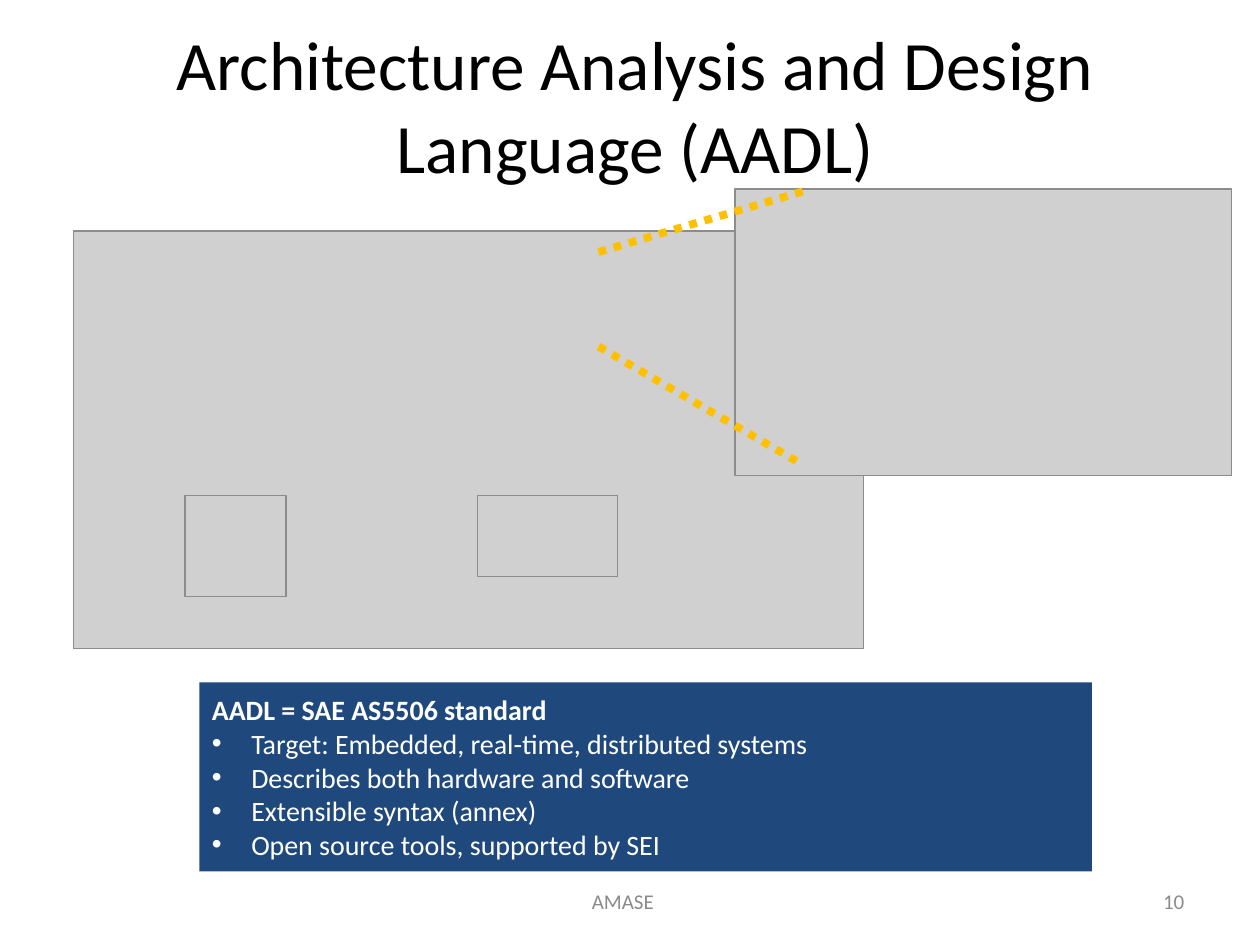
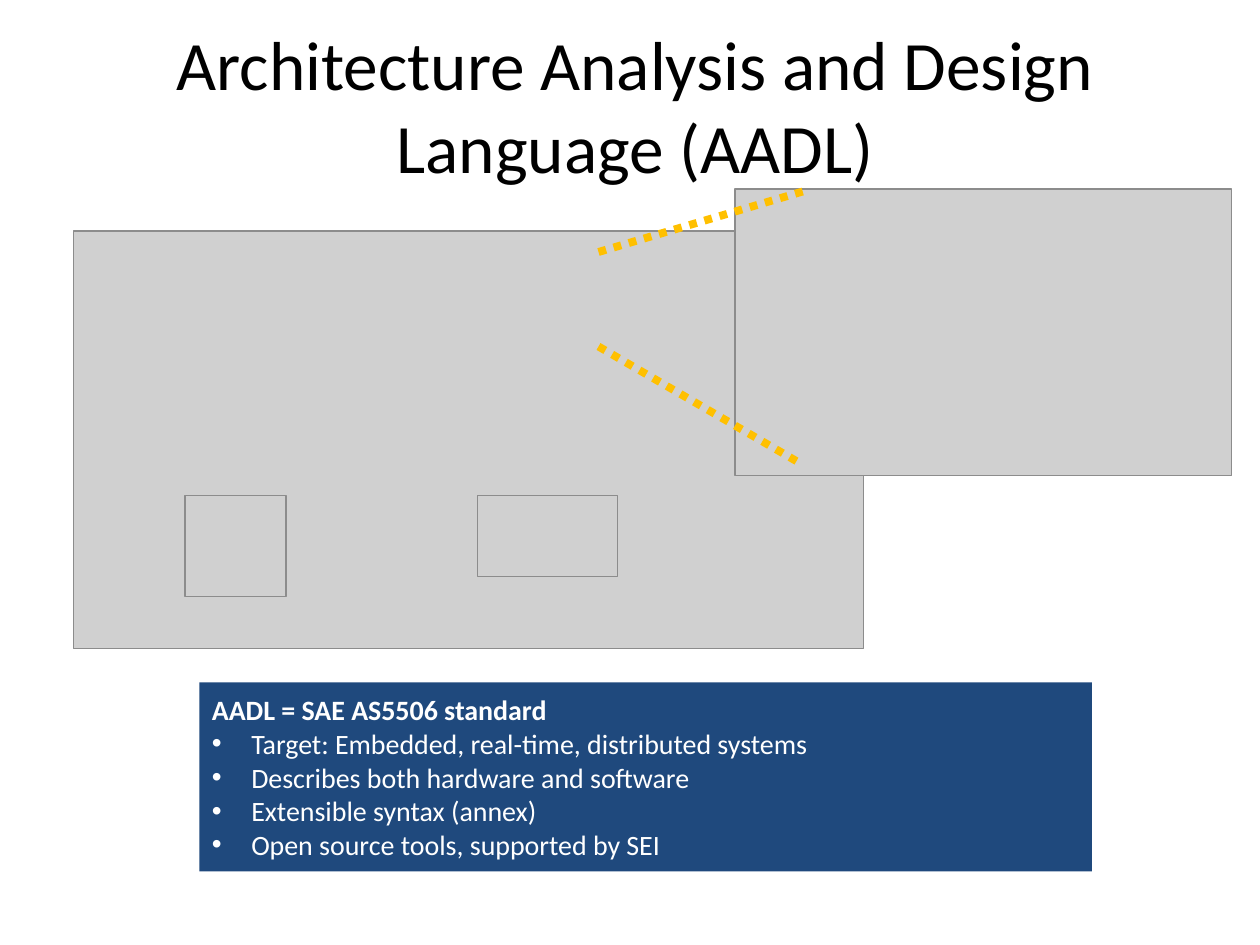
Before and after one commit to dkstewart/Presentations, a slide deck: slide 8 of nasa_year_end_review_2018.pptx (slide 10 before the commit). Drawn at 1260x945 pixels with LibreOffice and Linux fonts; fonts in the diff are those of the drawing; grey boxes stand for pictures. Boxes give left, top, right and bottom in pixels: in the first picture for what was removed or moved away, otherwise in the second. Text is boxed around its words. In the diff, an @@ line names an element or a change of style, - is before the commit and + after.

```diff
--- a/nasa_year_end_review_2018.pptx
+++ b/nasa_year_end_review_2018.pptx
@@ text removed at [592,895,654,909] @@
-AMASE
@@ page number removed at [1163,895,1184,909] @@
-10
```
Also in this commit, not shown: 11 other slides changed, 28 slides added, 36 slides removed.
